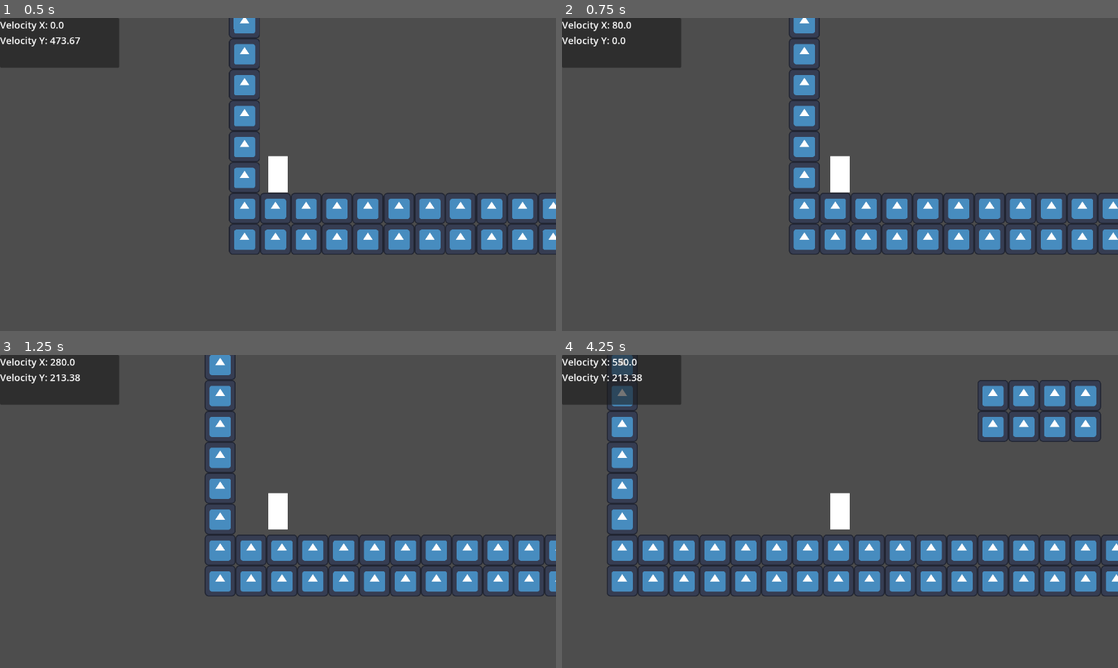
Above: before the commit, frames 1-4 (two rows, left to right).
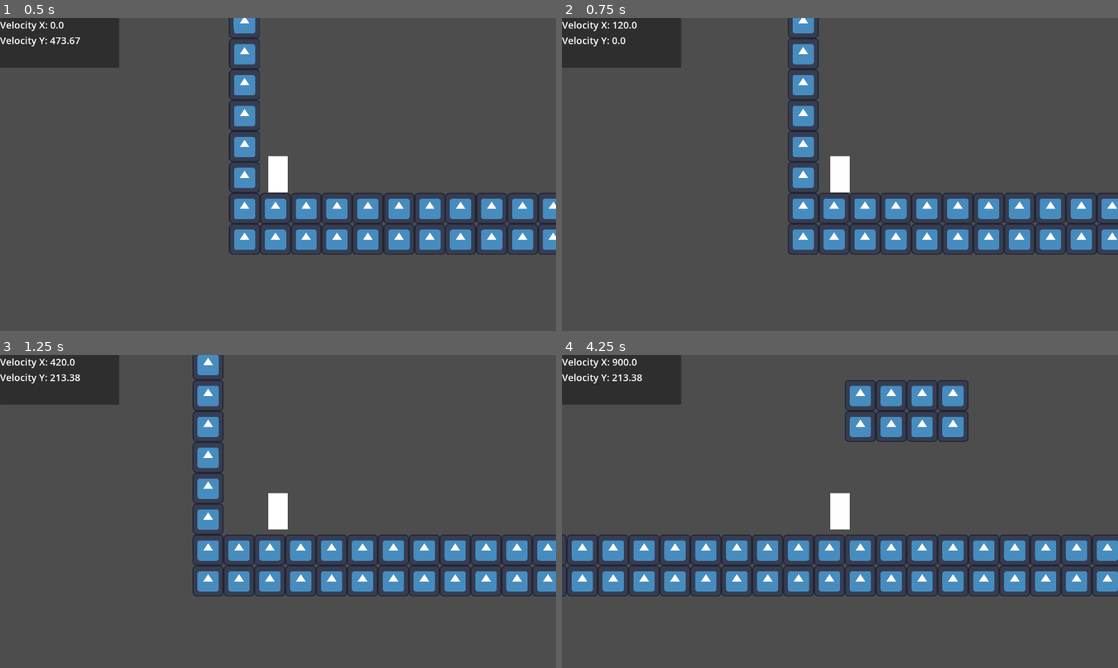
Above: after the commit, the same moments.

Repository: LitheFulminare/movimentos-explosoes-e-particulas
Game: Godot game, scene res://Game scenes/Prototyping.tscn
Two runs of this game, one before a commit and one after it. Both use one fixed random seed, a clock stepped at 60 frames per second and the inputs below. The engine's default icon, where the game draws it, is replaced by a stand-in: a white triangle on a blue panel in a dark square.
Inputs:
- Up to frame 1 (0.5 s): no input
- Up to frame 2 (0.75 s): hold D (Right) from 0.53 s (still down); tap Shift (Dash) at 0.6 s
- Up to frame 3 (1.25 s): keep holding D (Right); tap Space (Jump) at 0.77 s
- Up to frame 4 (4.25 s): tap F (Grappling Hook) at 1.35, 2.85 s; tap Space (Jump) at 1.52, 3.02, 3.77 s; release D (Right) at 2.03 s; hold A (Left) 2.03-2.78 s; tap Shift (Dash) at 2.1, 3.6 s; hold D (Right) from 2.78 s (still down)

Frame 1 is identical in both runs. In frame 2, 2.2% of the frame differs, in the area x 9-100%, y 0-76%; in frame 3, 8.9%; in frame 4, 17%, in the area x 0-100%, y 0-78%.

Commit message:
fixed acceleration bug

Diff:
--- a/Godot Project/Components/Entity/movement_controller.gd
+++ b/Godot Project/Components/Entity/movement_controller.gd
@@ -29,8 +29,9 @@
 @export var flying_acceleration_multiplier: float = 2
 
 @export_subgroup("Fall")
+## [color=red] NOT IN USE
 @export var gravity_scale: float = 1
-## NOT IN USE
+## [color=red] NOT IN USE
 @export var falling_scale: float = 1
 @export var maximum_falling_speed: float = 1500
 
@@ -135,7 +136,7 @@
 			# pressing right
 			if direction == 1:
 				if character_body.velocity.x >= 0:
-					character_body.velocity.x += direction * current_acceleration / 1.5
+					character_body.velocity.x += direction * current_acceleration
 				else:
 					character_body.velocity.x += direction * deceleration
 
